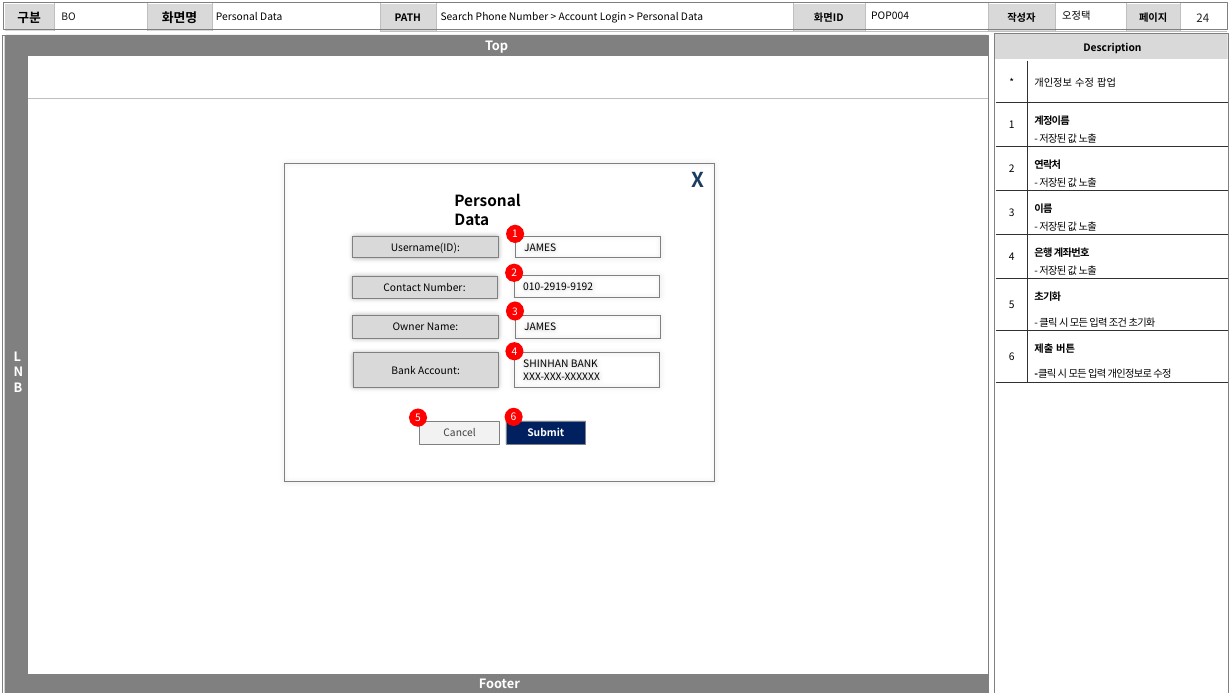
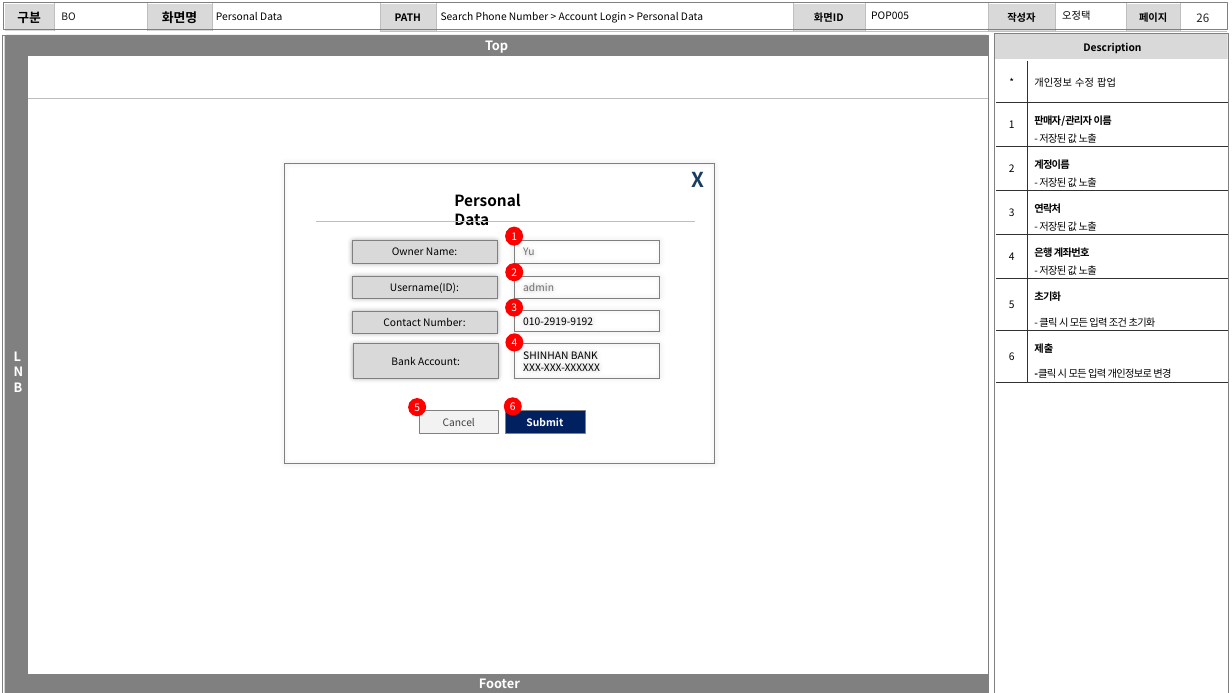
Before and after one commit to zhengze00/SpringBoot-MariaDB-master, a slide deck: slide 26 of Project File/[SK C&C] 인턴PT_오정택.pptx (slide 24 before the commit). Drawn at 1232x693 pixels with LibreOffice and Linux fonts; fonts in the diff are those of the drawing. Boxes give left, top, right and bottom in pixels: in the first picture for what was removed or moved away, otherwise in the second. Text is boxed around its words. In the diff, an @@ line names an element or a change of style, - is before the commit and + after.

```diff
--- a/Project File/[SK C&C] 인턴PT_오정택.pptx
+++ b/Project File/[SK C&C] 인턴PT_오정택.pptx
@@ text at [871, 11, 909, 19]: text changed @@
-POP004
+POP005
@@ page number at [1196, 13, 1209, 22]: text changed @@
-24
+26
@@ table at [996, 61, 1227, 383] @@
-row 2, column 2: 계정이름 / - 저장된 값 노출
+row 2, column 2: 판매자/관리자 이름 / - 저장된 값 노출
-row 3, column 2: 연락처 / - 저장된 값 노출
+row 3, column 2: 계정이름 / - 저장된 값 노출
-row 4, column 2: 이름 / - 저장된 값 노출
+row 4, column 2: 연락처 / - 저장된 값 노출
-row 7, column 2: 제출 버튼 / -클릭 시 모든 입력 개인정보로 수정
+row 7, column 2: 제출 / -클릭 시 모든 입력 개인정보로 변경
@@ rectangle: place and size @@
-rectangle at [284, 163, 714, 482]
+rectangle at [284, 163, 714, 463]
@@ line added from (316, 222) to (696, 222), #BFBFBF 0.25 pt @@
@@ rectangle "Owner Name:": place and size @@
-rectangle "Owner Name:" at [353, 315, 498, 338]
+rectangle "Owner Name:" at [352, 240, 497, 263]
@@ rectangle "Yu": place and size @@
-rectangle "Yu" at [515, 315, 660, 338]
+rectangle "Yu" at [514, 240, 659, 263]
@@ text in rectangle at [523, 247, 534, 255]: text changed; text colour #000000 to #767171 @@
-JAMES
+Yu
@@ rectangle "Username(ID):": place and size @@
-rectangle "Username(ID):" at [353, 236, 498, 258]
+rectangle "Username(ID):" at [352, 276, 497, 299]
@@ ellipse "3": place and size @@
-ellipse "3" at [506, 301, 525, 321]
+ellipse "3" at [506, 299, 524, 317]
@@ rectangle "admin": place and size @@
-rectangle "admin" at [515, 236, 660, 258]
+rectangle "admin" at [514, 276, 659, 299]
@@ text in rectangle at [523, 283, 554, 291]: text changed; text colour #000000 to #767171 @@
-JAMES
+admin
@@ rectangle "Contact Number:": place and size @@
-rectangle "Contact Number:" at [352, 276, 497, 299]
+rectangle "Contact Number:" at [352, 311, 497, 334]
@@ rectangle "010-2919-9192": place and size @@
-rectangle "010-2919-9192" at [514, 275, 659, 298]
+rectangle "010-2919-9192" at [514, 311, 659, 333]
@@ 4 rectangles, 3 ellipses: place and size @@
-4 rectangles, 3 ellipses at [353, 342, 659, 445]
+4 rectangles, 3 ellipses at [353, 334, 659, 433]
```
Also in this commit, not shown: 14 other slides changed, 2 slides added, 3 other files.
